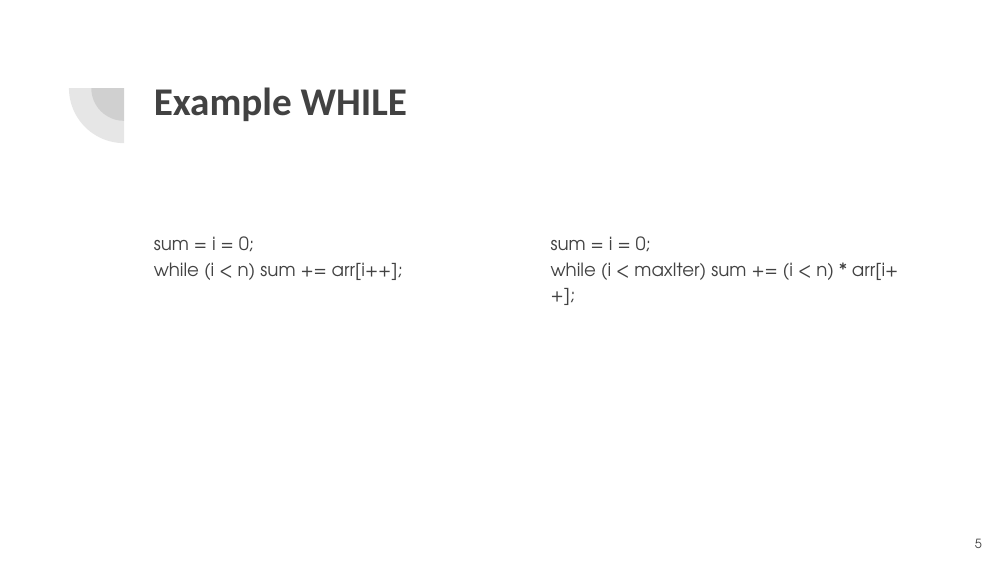
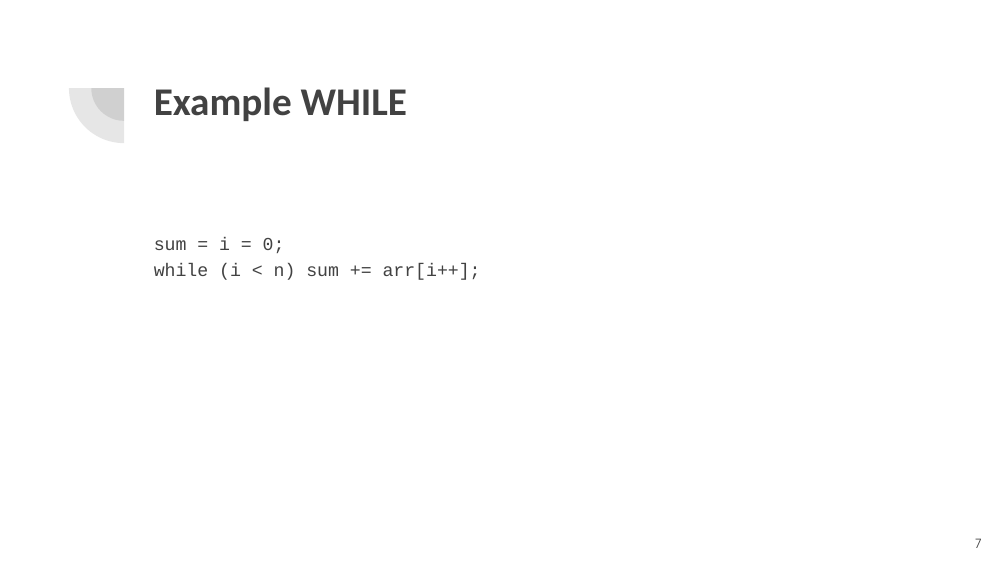
Before and after one commit to momalab/e3, a slide deck: slide 7 of tutorials/dop/Data_Oblivious_Programming.pptx (slide 5 before the commit). Drawn at 1008x567 pixels with LibreOffice and Linux fonts; fonts in the diff are those of the drawing. Boxes give left, top, right and bottom in pixels: in the first picture for what was removed or moved away, otherwise in the second. Text is boxed around its words. In the diff, an @@ line names an element or a change of style, - is before the commit and + after.

```diff
--- a/tutorials/dop/Data_Oblivious_Programming.pptx
+++ b/tutorials/dop/Data_Oblivious_Programming.pptx
@@ text "sum = i = 0; ..." at [154, 238, 481, 280]: font TeX Gyre Adventor to Courier New @@
@@ text removed at [551, 236, 898, 280] @@
-sum = i = 0;
-while (i < maxIter) sum += (i < n) * arr[i++];
@@ page number at [975, 538, 982, 548]: text changed @@
-5
+7
```
Also in this commit, not shown: 8 other slides changed, 4 slides added, 10 other files.
